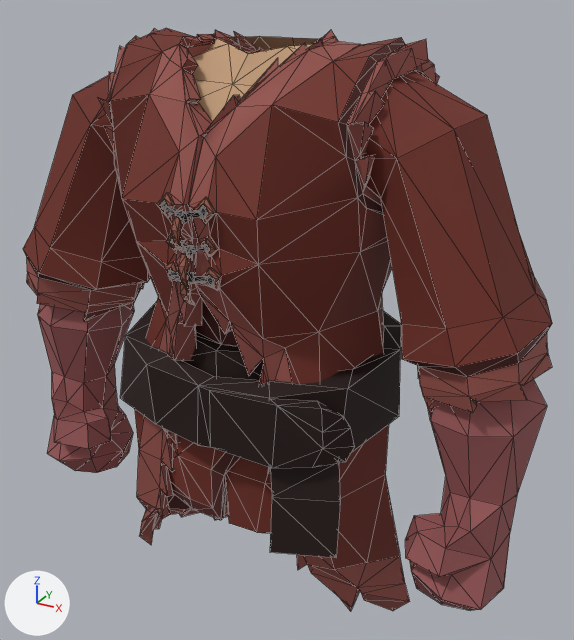
Two versions of the COLLADA model Models/Blend/Chestplate/FurChestplate.dae, one commit apart.
Camera for both pictures: a 50 mm lens placed at (3.45, -5.79, 7.38), pointed at (0.11, 0.29, 4.34). Every picture has the same lights, and +X, +Y and +Z are marked at lower left. Mesh edges are drawn as thin lines.

Before the edit, the objects in view are built like this:
```python
me_untitled_003 = bpy.data.meshes.new('Untitled.003')
me_untitled_003.from_pydata(...)  # 1428 vertices, 2743 faces; spans x -2.59..2.61, y -1.23..1.38, z 1.1..6.95
# faces by material slot: [2719, 24]
me_untitled_003.materials.append(mat_tunicred)
me_untitled_003.materials.append(mat_skinbase)
ob_chest = bpy.data.objects.new('Chest', me_untitled_003)
ob_chest.location = (0.0, 0.0, 0.0)
```
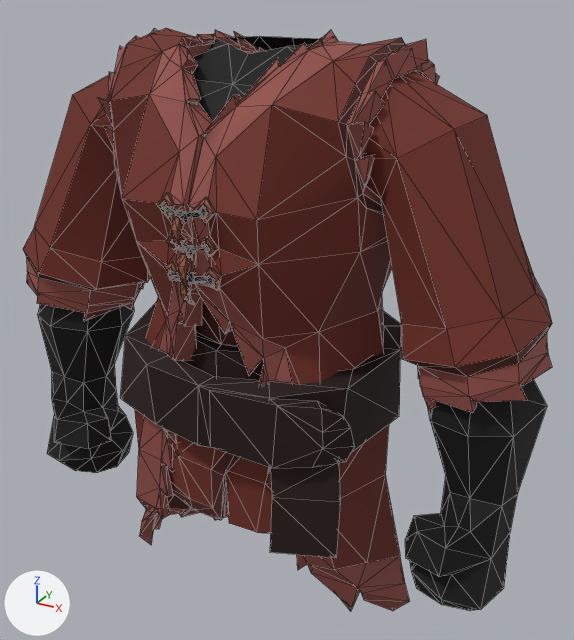
Pixel boxes [x1, y1, x2, y2] of what changed, in the pictures (574 x 640 px):
part 1 of me_untitled_003, recoloured: [38, 36, 547, 610] in both

Edits to the bpy script that builds the scene:
```text
Change me_untitled_003:
    where me_untitled_003.from_pydata(...)  # 1428 vertices, 2743 faces; spans x -2.59..2.61, y -1.23..1.38, z 1.1..6.95
    used by ob_chest; location = (0.0, 0.0, 0.0)
    me_untitled_003 part 1: 288 faces centred in x -2.49..2.52, y -0.66..0.94, z 2.35..6.79 are repainted in the vertex colours; the middle colour goes from beige #e2c3a4 to black #000000
```
